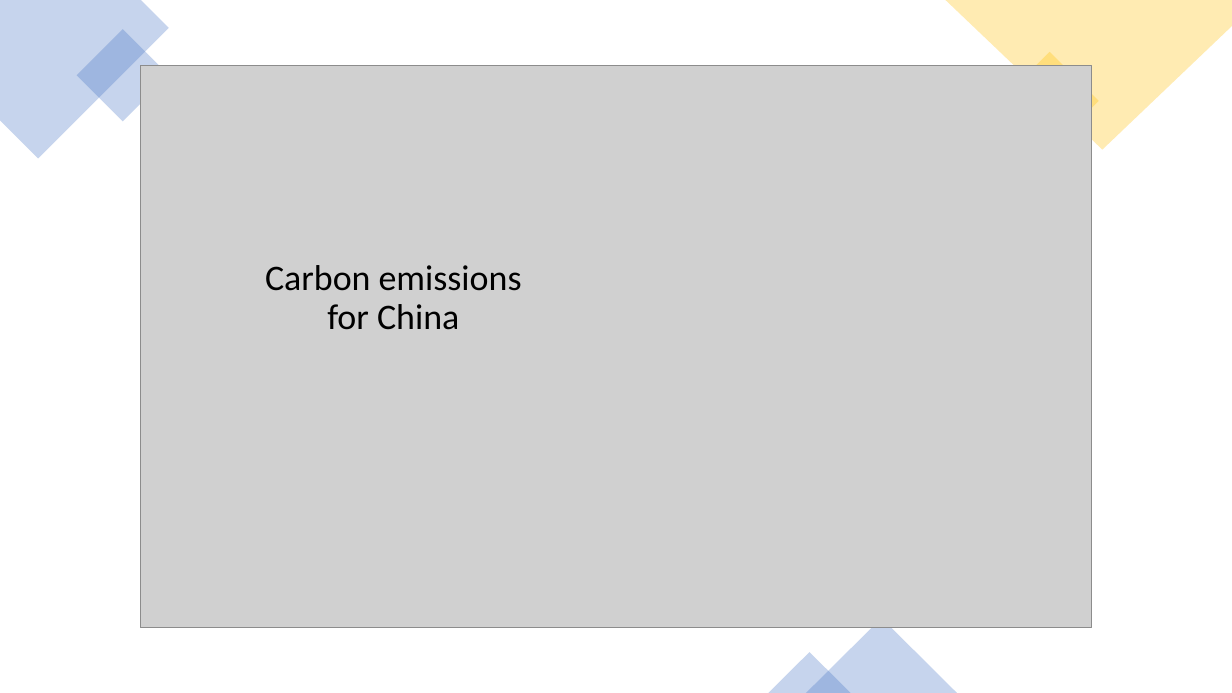
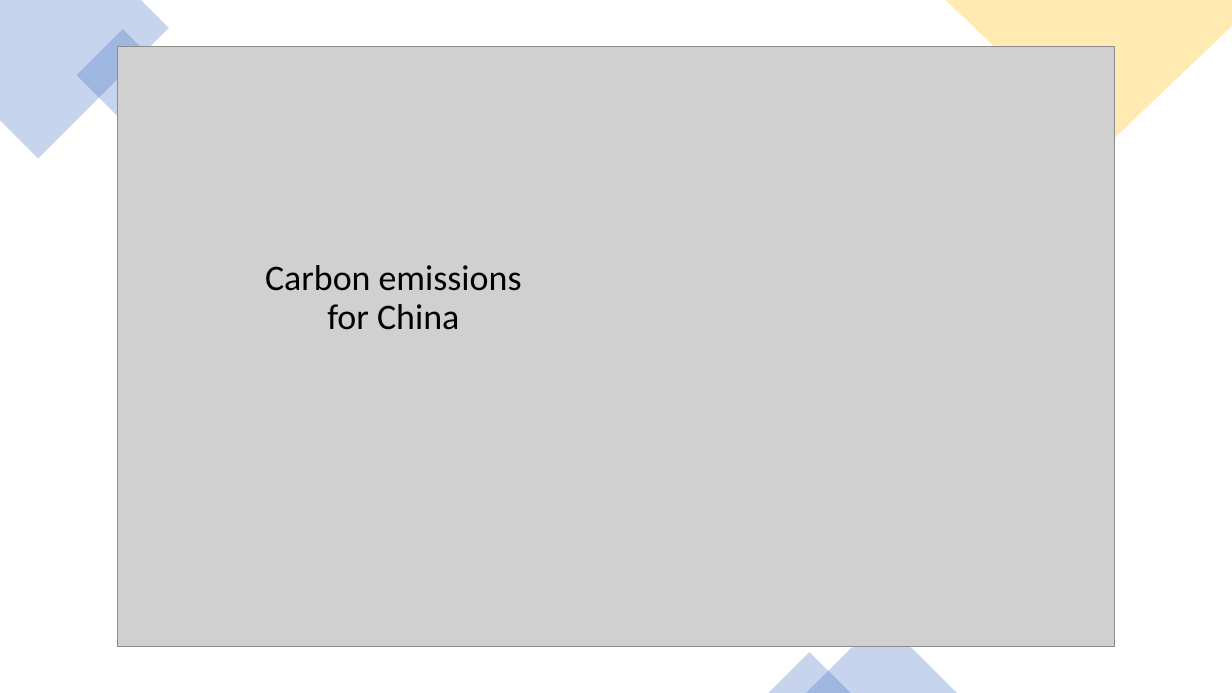
Before and after one commit to danilogiarlini/Global-CO2-Emission-Forecasting, a slide deck: slide 6 of Visualization/GlobalCO2Emission.pptx. Drawn at 1232x693 pixels with LibreOffice and Linux fonts; fonts in the diff are those of the drawing; grey boxes stand for pictures. Boxes give left, top, right and bottom in pixels: in the first picture for what was removed or moved away, otherwise in the second. Text is boxed around its words. In the diff, an @@ line names an element or a change of style, - is before the commit and + after.

```diff
--- a/Visualization/GlobalCO2Emission.pptx
+++ b/Visualization/GlobalCO2Emission.pptx
@@ picture: place and size @@
-picture at [140, 65, 1092, 628]
+picture at [117, 46, 1115, 647]
@@ rectangle removed at [1000, 52, 1098, 150] @@
```
Also in this commit, not shown: 11 other slides changed, 1 slide added, 1 slide removed, 5 other files.
